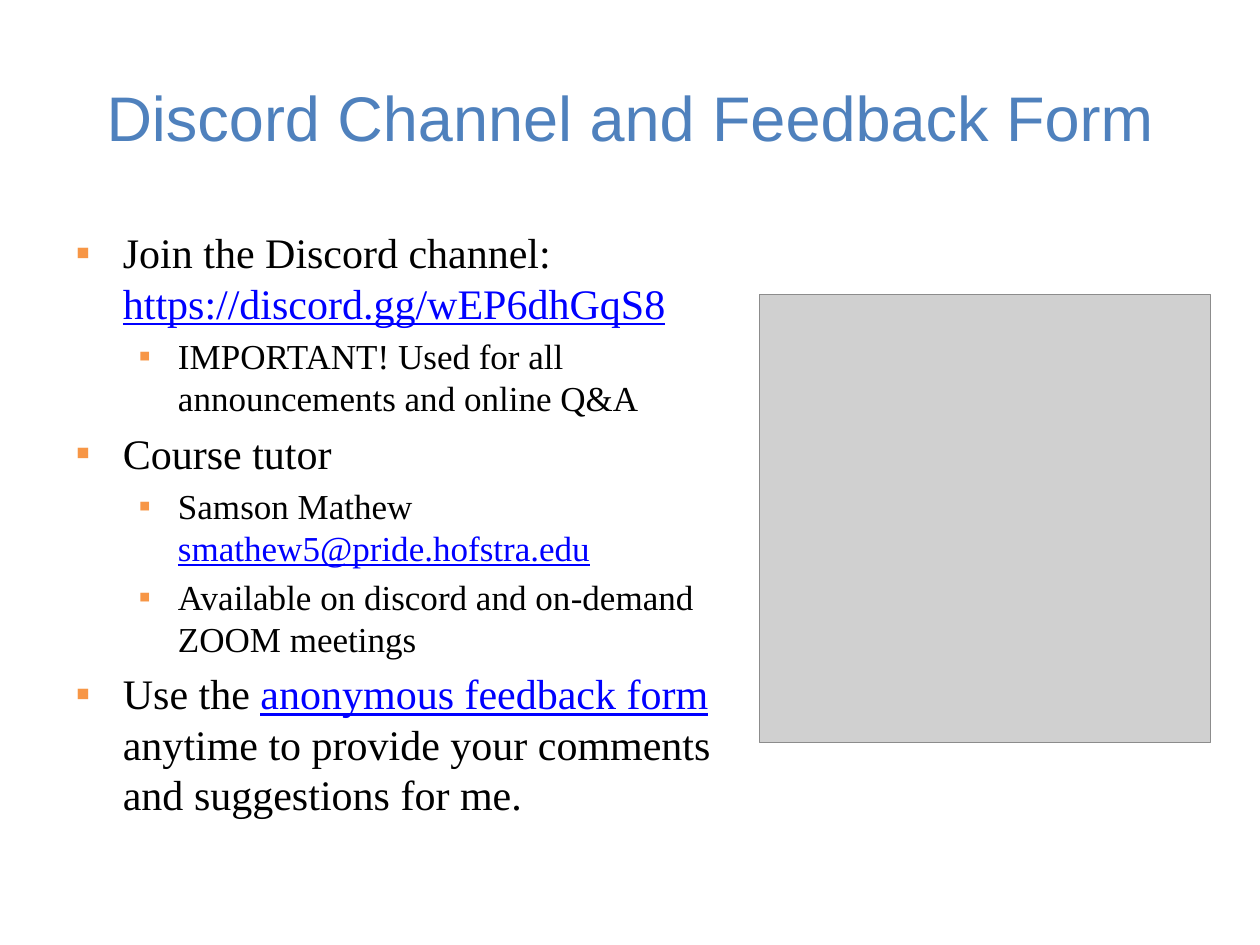
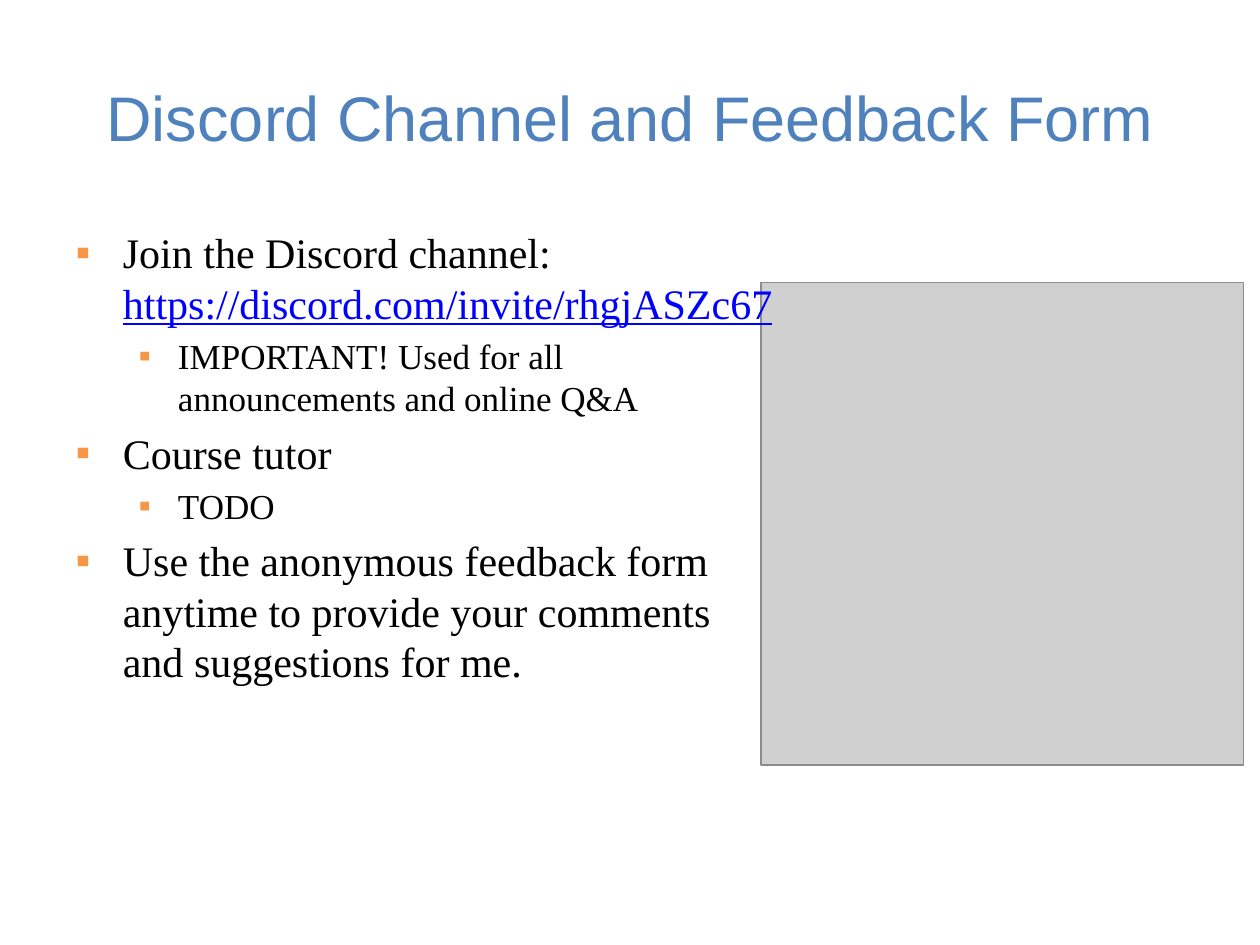
Before and after one commit to guhofstra/CSC175Sp26, a slide deck: slide 3 of PPTs/Lecture 0 - Course Overview.pptx. Drawn at 1260x945 pixels with LibreOffice and Linux fonts; fonts in the diff are those of the drawing; grey boxes stand for pictures. Boxes give left, top, right and bottom in pixels: in the first picture for what was removed or moved away, otherwise in the second. Text is boxed around its words. In the diff, an @@ line names an element or a change of style, - is before the commit and + after.

```diff
--- a/PPTs/Lecture 0 - Course Overview.pptx
+++ b/PPTs/Lecture 0 - Course Overview.pptx
@@ text at box(123, 239, 772, 328): text changed @@
-▪ Join the Discord channel: https://discord.gg/wEP6dhGqS8
+▪ Join the Discord channel: https://discord.com/invite/rhgjASZc67
@@ picture: place and size @@
-picture at box(760, 295, 1211, 742)
+picture at box(761, 282, 1244, 765)
@@ text at box(178, 495, 275, 520): text changed @@
-  ▪ Samson Mathew smathew5@pride.hofstra.edu
-  ▪ Available on discord and on-demand ZOOM meetings
+  ▪ TODO
@@ text at box(123, 546, 711, 686): text colour #0000FF to #000000, underline off in "anonymous feedback form" @@
```
Also in this commit, not shown: 2 other files.
